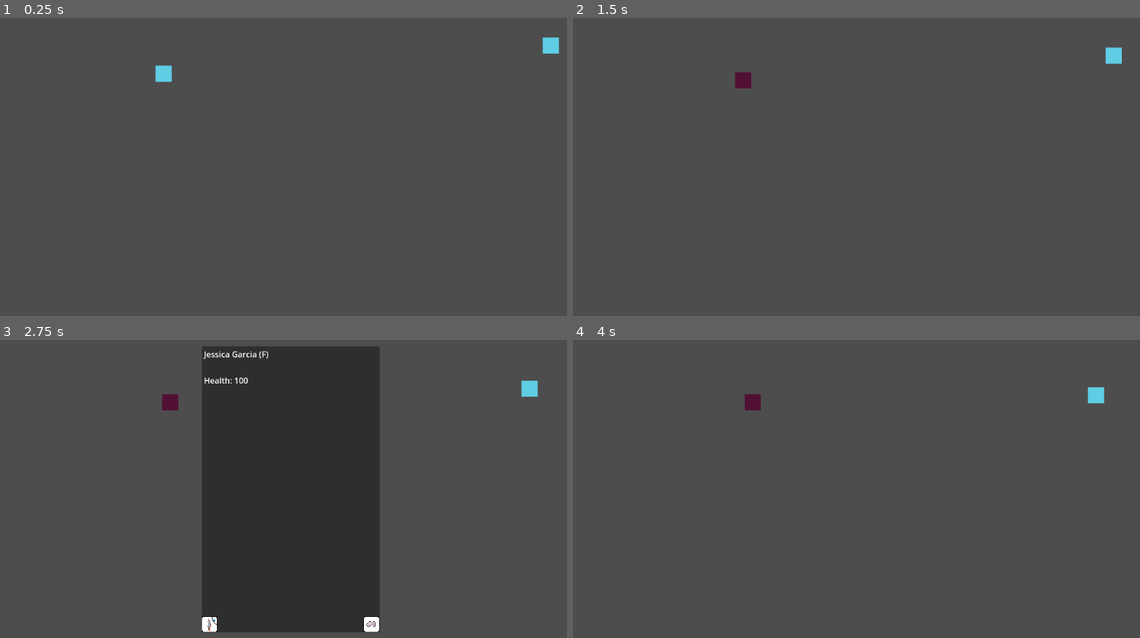
Above: before the commit, frames 1-4 (two rows, left to right).
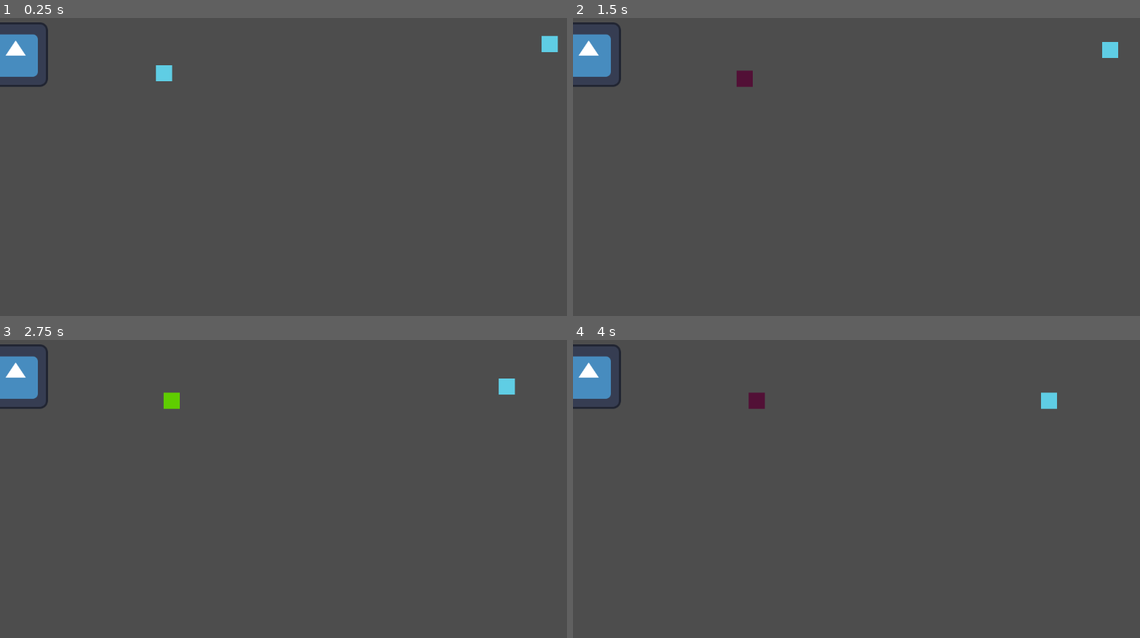
Above: after the commit, the same moments.

Repository: LunarTides/God-Game
Game: Godot game, scene res://scenes/main.tscn
The game is run twice, just before and just after one commit, with the same random seed, the same clock (stepped at 60 frames per second) and the same inputs. The engine's default icon, where the game draws it, is replaced by a stand-in: a white triangle on a blue panel in a dark square.
Inputs (mouse positions are in pixels of both pictures, inside the frame that each line leads up to):
- Up to frame 1 (0.25 s): no input
- Up to frame 2 (1.5 s): drag from (743, 77) to (1117, 50) at 0.52 s; click (947, 301) at 1.25 s
- Up to frame 3 (2.75 s): drag from (532, 387) to (170, 402) at 2.02 s
- Up to frame 4 (4 s): click (782, 623) at 2.77 s; tap Enter at 3.5 s; move the mouse to (924, 417) at 3.52 s; hold D (move_right) from 3.53 s (still down); right-click (924, 417) at 3.6 s

The runs differ from the first frame. In frame 1, 1.2% of the frame differs, in the area x 0-99%, y 1-24%; in frame 2, 1.4%; in frame 3, 31%, in the area x 0-95%, y 1-99%; in frame 4, 1.6%.

Commit message:
Add walk to node ai component

Diff:
--- a/ai/entities/walk_to_center_of_screen.gd
+++ b/ai/entities/walk_to_center_of_screen.gd
@@ -1,14 +1,17 @@
 extends ActionLeaf
 class_name WalkToCenterOfScreen
 
-@export var entity: Entity
+@export var treshold = 10
 
 func tick(actor: Node, blackboard: Blackboard):
 	# Move towards the center of the screen
-	actor.velocity.x = 1 if actor.position.x < get_viewport().size.x / 2 else -1
-	actor.velocity.y = 1 if actor.position.y < get_viewport().size.y / 2 else -1
+	#actor.velocity.x = 1 if actor.position.x < get_viewport().size.x / 2 else -1
+	#actor.velocity.y = 1 if actor.position.y < get_viewport().size.y / 2 else -1
+
+	actor.get_node("Entity").target_position = get_viewport().size / 2
+	actor.velocity = actor.position.direction_to(get_viewport().size / 2)
 
 	return SUCCESS
 
 func interrupt(actor: Node, blackboard: Blackboard):
-	entity.character.velocity = Vector2.ZERO
+	actor.velocity = Vector2.ZERO
--- /dev/null
+++ b/ai/entities/walk_to_node.gd
@@ -0,0 +1,18 @@
+extends ActionLeaf
+class_name WalkToNode
+
+@export var treshold = 10
+@export var node: Node2D
+
+func tick(actor: Node, blackboard: Blackboard):
+	# Move towards the node
+	if not node:
+		return FAILURE
+
+	actor.get_node("Entity").target_position = node.global_position
+	actor.velocity = actor.position.direction_to(node.global_position)
+
+	return SUCCESS
+
+func interrupt(actor: Node, blackboard: Blackboard):
+	actor.velocity = Vector2.ZERO
--- a/resources/entity.gd
+++ b/resources/entity.gd
@@ -8,6 +8,8 @@
 @export var sprite: Sprite2D
 @export var ai: BeehaveTree
 @export var area: Area2D
+
+@export var walk_to_node: WalkToNode
 
 @export var health: int
 @export var speed: int = 1
@@ -38,6 +40,8 @@
 		return
 
 var entity_name := "Placeholder"
+var target_position: Vector2
+@export var target_treshold: float = 5
 
 func _ready():
 	generate_gender()
@@ -58,13 +62,19 @@
 		ai.disable()
 		ai.interrupt()
 
-		character.velocity = Input.get_vector("move_left", "move_right", "move_up", "move_down").normalized()
+		character.velocity = Input.get_vector("move_left", "move_right", "move_up", "move_down")
 	else:
 		# Make the ai control the entity
 		ai.enable()
 
 	character.velocity = character.velocity.normalized() * 16 * speed * delta
-	character.move_and_slide()
+
+	if target_position:
+		if character.position.distance_to(target_position) > target_treshold:
+			character.move_and_slide()
+	else:
+		character.move_and_slide()
+
 	character.velocity = Vector2.ZERO
 
 func _on_area_input_event(viewport: Node, event: InputEvent, shape_idx: int):
@@ -93,6 +103,17 @@
 	is_controlling = not is_controlling
 	reset_modulate()
 
+func set_target(_target: Node2D):
+	walk_to_node.node = _target
+	target_position = _target.global_position
+
+func unset_target():
+	walk_to_node.node = null
+	target_position = Vector2.ZERO
+
+func has_target():
+	return walk_to_node.node != null
+
 func generate_gender():
 	gender = possible_genders.pick_random()
 
--- a/scenes/entities/human.tscn
+++ b/scenes/entities/human.tscn
@@ -7,18 +7,21 @@
 [ext_resource type="Script" path="res://ai/entities/is_in_center_of_screen.gd" id="4_5335m"]
 [ext_resource type="Script" path="res://ai/entities/walk_to_center_of_screen.gd" id="4_i7g7e"]
 [ext_resource type="Script" path="res://addons/beehave/nodes/composites/sequence.gd" id="4_rimab"]
+[ext_resource type="Script" path="res://addons/beehave/nodes/composites/selector.gd" id="4_rjnrg"]
+[ext_resource type="Script" path="res://ai/entities/walk_to_node.gd" id="5_olc8d"]
 
 [sub_resource type="RectangleShape2D" id="RectangleShape2D_2t556"]
 size = Vector2(32, 32)
 
 [node name="Human" type="CharacterBody2D"]
 
-[node name="Entity" type="Node" parent="." node_paths=PackedStringArray("character", "sprite", "ai", "area")]
+[node name="Entity" type="Node" parent="." node_paths=PackedStringArray("character", "sprite", "ai", "area", "walk_to_node")]
 script = ExtResource("1_qtm0m")
 character = NodePath("..")
 sprite = NodePath("../Sprite")
 ai = NodePath("../AI")
 area = NodePath("../Area2D")
+walk_to_node = NodePath("../AI/Walk/WalkToNode")
 health = 100
 speed = 200
 possible_first_names = {
@@ -55,18 +58,25 @@
 [node name="AI" type="Node" parent="." node_paths=PackedStringArray("blackboard", "actor")]
 script = ExtResource("3_5f4ql")
 enabled = false
-blackboard = NodePath("@Node@17459")
+blackboard = NodePath("@Node@17488")
 actor = NodePath("..")
 
-[node name="SequenceComposite" type="Node" parent="AI"]
+[node name="Walk" type="Node" parent="AI"]
+script = ExtResource("4_rjnrg")
+
+[node name="WalkToNode" type="Node" parent="AI/Walk"]
+script = ExtResource("5_olc8d")
+treshold = 5
+
+[node name="WalkToCenter" type="Node" parent="AI/Walk"]
 script = ExtResource("4_rimab")
 
-[node name="IsNotInCenterOfScreen" type="Node" parent="AI/SequenceComposite"]
+[node name="IsNotInCenterOfScreen" type="Node" parent="AI/Walk/WalkToCenter"]
 script = ExtResource("4_37gce")
 
-[node name="IsInCenterOfScreen" type="Node" parent="AI/SequenceComposite/IsNotInCenterOfScreen"]
+[node name="IsInCenterOfScreen" type="Node" parent="AI/Walk/WalkToCenter/IsNotInCenterOfScreen"]
 script = ExtResource("4_5335m")
 
-[node name="WalkToCenterOfScreen" type="Node" parent="AI/SequenceComposite" node_paths=PackedStringArray("entity")]
+[node name="WalkToCenterOfScreen" type="Node" parent="AI/Walk/WalkToCenter"]
 script = ExtResource("4_i7g7e")
-entity = NodePath("../../../Entity")
+treshold = 5
--- a/scenes/main.tscn
+++ b/scenes/main.tscn
@@ -1,12 +1,19 @@
-[gd_scene load_steps=4 format=3 uid="uid://dgojrxaey8v1m"]
+[gd_scene load_steps=5 format=3 uid="uid://dgojrxaey8v1m"]
 
 [ext_resource type="Script" path="res://scripts/main.gd" id="1_74ilg"]
 [ext_resource type="PackedScene" uid="uid://ctb6jd8v40e14" path="res://scenes/entity_panel.tscn" id="1_xf4ig"]
 [ext_resource type="PackedScene" uid="uid://cexc6ca643j5m" path="res://scenes/entities/human.tscn" id="1_yv24n"]
+[ext_resource type="Texture2D" uid="uid://bkfgd6j6g7rsd" path="res://icon.svg" id="4_qvki0"]
 
 [node name="Main" type="Node2D" node_paths=PackedStringArray("entity_panel")]
 script = ExtResource("1_74ilg")
 entity_panel = NodePath("EntityPanel")
+
+[node name="Node2D" type="Node2D" parent="."]
+position = Vector2(31.06, 100)
+
+[node name="Sprite2D" type="Sprite2D" parent="Node2D"]
+texture = ExtResource("4_qvki0")
 
 [node name="EntityPanel" parent="." instance=ExtResource("1_xf4ig")]
 anchors_preset = 15
--- a/scripts/main.gd
+++ b/scripts/main.gd
@@ -1,12 +1,20 @@
 extends Node2D
 
 @export var entity_panel: Panel
+
+@onready var entity: Entity = $Human/Entity
 
 # Called when the node enters the scene tree for the first time.
 func _ready():
 	Game.entity_panel = entity_panel
 
-
 # Called every frame. 'delta' is the elapsed time since the previous frame.
 func _process(delta):
 	pass
+
+func _unhandled_input(event):
+	if event.as_text() == "0" and event.is_released():
+		if entity.has_target():
+			entity.unset_target()
+		else:
+			entity.set_target($Node2D)
Not shown: 1 places in scenes/entities/human.tscn that only renumber resources
